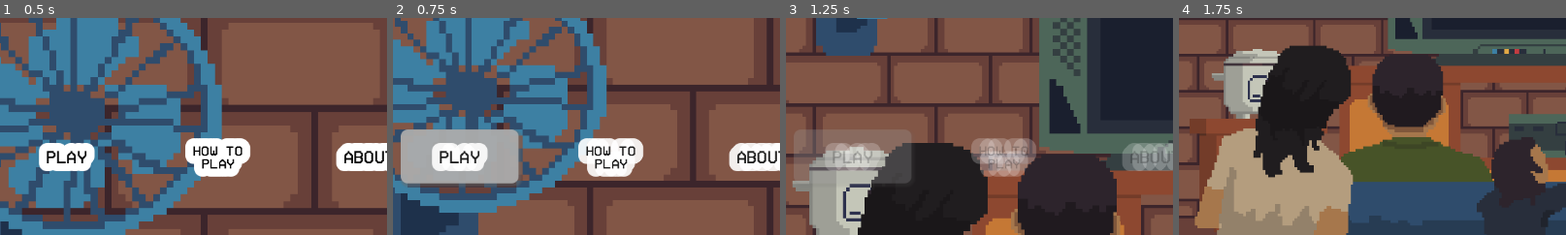
Above: before the commit, frames 1-4 (left to right).
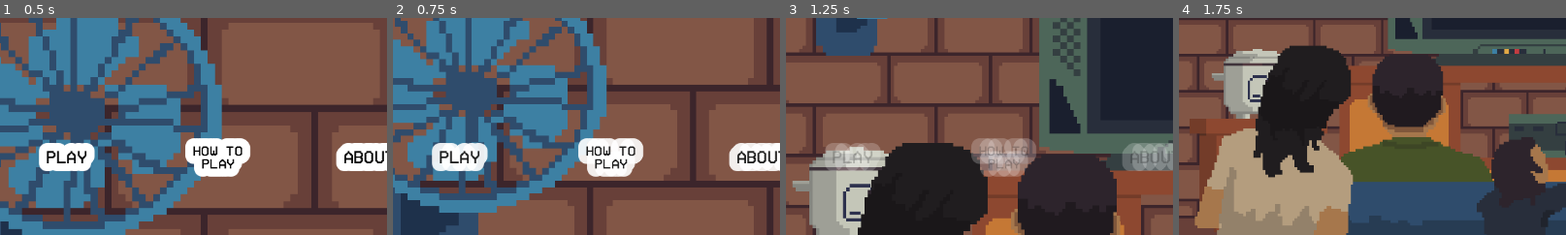
Above: after the commit, the same moments.

Repository: javier-adrian/UPLBGJ
Game: Godot game, scene res://scenes/Main/main.tscn
Two runs of this game, one before a commit and one after it. Both use one fixed random seed, a clock stepped at 60 frames per second and the inputs below. Sound files missing from this copy of the repository are replaced by a short silence.
Inputs:
- Up to frame 1 (0.5 s): no input
- Up to frame 2 (0.75 s): click "PLAY" at 0.5 s
- Up to frame 3 (1.25 s): no input
- Up to frame 4 (1.75 s): click "PLAY" at 1.25 s
The pictures show only the part of the screen within x 2-52%, y 50-100%; the shares and areas given below are measured in that part.

Frame 1 is identical in both runs. In frame 2, 6.3% of the frame differs, in the area x 2-34%, y 51-78%; in frame 3, 4.4%; in frame 4, nothing differs.

Commit message:
remove hover and press backgrounds

Diff:
--- a/scenes/StartMenu/StartMenu.tscn
+++ b/scenes/StartMenu/StartMenu.tscn
@@ -9,22 +9,22 @@
 [sub_resource type="StyleBoxEmpty" id="StyleBoxEmpty_5a8d0"]
 
 [sub_resource type="StyleBoxFlat" id="StyleBoxFlat_58mk3"]
-bg_color = Color(0.687212, 0.687217, 0.687212, 1)
+bg_color = Color(0.686275, 0.686275, 0.686275, 0)
 corner_radius_top_left = 10
 corner_radius_top_right = 10
 corner_radius_bottom_right = 10
 corner_radius_bottom_left = 10
-shadow_color = Color(0.412152, 0.412152, 0.412152, 0.6)
+shadow_color = Color(0.411765, 0.411765, 0.411765, 0)
 shadow_size = 5
 shadow_offset = Vector2(2.33, 2.935)
 
 [sub_resource type="StyleBoxFlat" id="StyleBoxFlat_krr3s"]
-bg_color = Color(0.332878, 0.332882, 0.332878, 1)
+bg_color = Color(0.333333, 0.333333, 0.333333, 0)
 corner_radius_top_left = 10
 corner_radius_top_right = 10
 corner_radius_bottom_right = 10
 corner_radius_bottom_left = 10
-shadow_color = Color(0.412152, 0.412152, 0.412152, 0.6)
+shadow_color = Color(0.411765, 0.411765, 0.411765, 0)
 shadow_size = 5
 shadow_offset = Vector2(2.33, 2.935)
 
